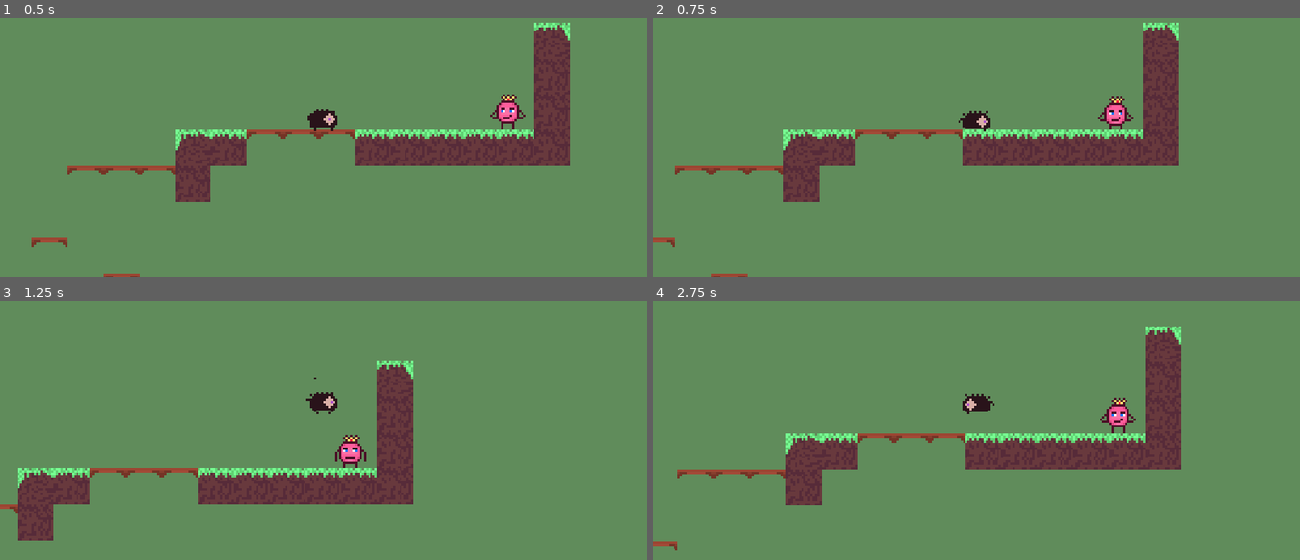
Above: before the commit, frames 1-4 (two rows, left to right).
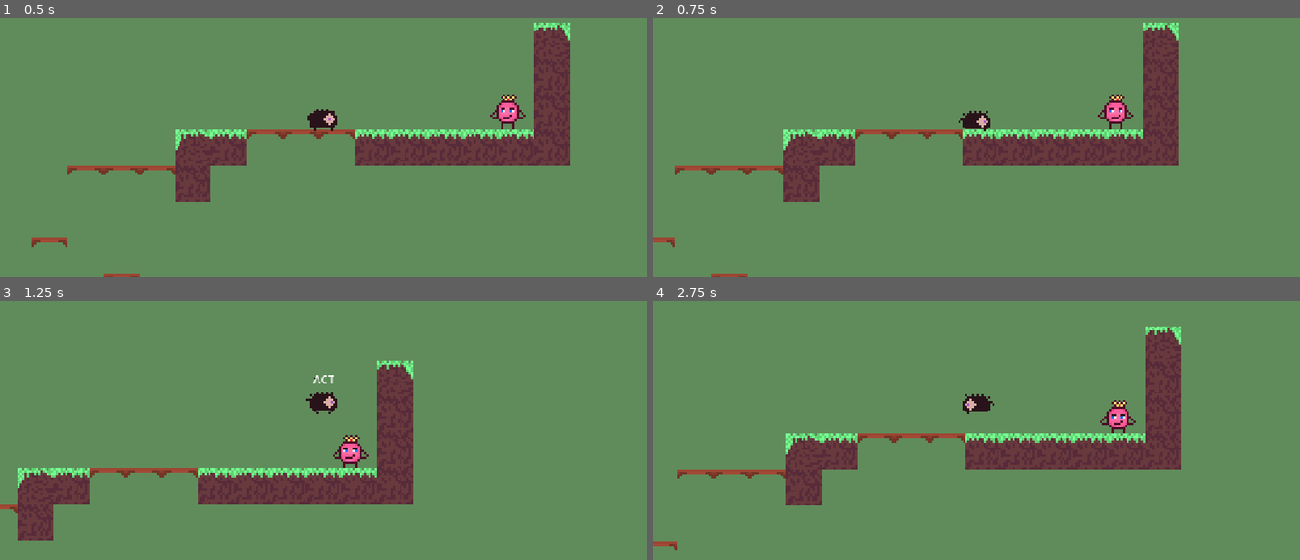
Above: after the commit, the same moments.

Repository: Diko-QuestionMark/dombamantpprojek
Game: Godot game, scene res://scenes/heaven.tscn
Two runs of this game, one before a commit and one after it. Both use one fixed random seed, a clock stepped at 60 frames per second and the inputs below.
Inputs:
- Up to frame 1 (0.5 s): no input
- Up to frame 2 (0.75 s): tap Enter (shoot) at 0.5, 0.6 s; hold D (right) from 0.53 s (still down)
- Up to frame 3 (1.25 s): keep holding D (right); tap Space (jump) at 0.77 s
- Up to frame 4 (2.75 s): tap Enter (shoot) at 1.35, 2.1 s; tap Space (jump) at 1.52, 2 s; release D (right) at 2.03 s; hold A (left) from 2.03 s (still down)

Frame 1 is identical in both runs. In frame 2, 0.3% of the frame differs, in the area x 68-75%, y 29-42%; in frame 3, less than 0.1%; in frame 4, 0.3%, in the area x 69-75%, y 37-50%.

Commit message:
lagi jaga

Diff:
--- a/scenes/heaven.tscn
+++ b/scenes/heaven.tscn
@@ -13,6 +13,7 @@
 [ext_resource type="PackedScene" uid="uid://dnvc4m8qc3n2l" path="res://scenes/pohon.tscn" id="10_kmqmy"]
 [ext_resource type="PackedScene" uid="uid://cxx35kg0h18m4" path="res://scenes/pumkin.tscn" id="12_uqftx"]
 [ext_resource type="Texture2D" uid="uid://d3t7g5s4fbw43" path="res://asset/enviroment/king.png" id="13_kmqmy"]
+[ext_resource type="Script" uid="uid://e6bvc738yhvu" path="res://scenes/king.gd" id="14_074jj"]
 
 [sub_resource type="TileSetAtlasSource" id="TileSetAtlasSource_7jktm"]
 texture = ExtResource("1_nnobs")
@@ -122,6 +123,9 @@
 "speed": 2.0
 }]
 
+[sub_resource type="RectangleShape2D" id="RectangleShape2D_r57td"]
+size = Vector2(59, 35)
+
 [node name="Heaven" type="Node2D"]
 script = ExtResource("1_axnk8")
 
@@ -174,7 +178,14 @@
 position = Vector2(468, -120)
 sprite_frames = SubResource("SpriteFrames_uqftx")
 autoplay = "default"
-frame_progress = 0.7652556
+frame_progress = 0.22066863
+script = ExtResource("14_074jj")
+
+[node name="TalkArea" type="Area2D" parent="King"]
+
+[node name="CollisionShape2D" type="CollisionShape2D" parent="King/TalkArea"]
+position = Vector2(-18.5, -9.5)
+shape = SubResource("RectangleShape2D_r57td")
 
 [connection signal="body_entered" from="Pohon" to="Pohon" method="_on_body_entered"]
 [connection signal="body_exited" from="Pohon" to="Pohon" method="_on_body_exited"]
@@ -182,6 +193,8 @@
 [connection signal="body_exited" from="Pohon2" to="Pohon2" method="_on_body_exited"]
 [connection signal="body_entered" from="Pohon3" to="Pohon3" method="_on_body_entered"]
 [connection signal="body_exited" from="Pohon3" to="Pohon3" method="_on_body_exited"]
+[connection signal="body_entered" from="King/TalkArea" to="King" method="_on_talk_area_body_entered"]
+[connection signal="body_exited" from="King/TalkArea" to="King" method="_on_talk_area_body_exited"]
 
 [editable path="Sky"]
 [editable path="Player"]
--- a/scenes/king.gd
+++ b/scenes/king.gd
@@ -1,19 +1,23 @@
 extends AnimatedSprite2D
 
+var in_area = false
+@onready var labelPlayer = $"../Player/Label/Label"
 
-# Called when the node enters the scene tree for the first time.
 func _ready() -> void:
-	pass # Replace with function body.
+	pass
 
 
-# Called every frame. 'delta' is the elapsed time since the previous frame.
-func _process(delta: float) -> void:
+func _process(_delta: float) -> void:
 	pass
 
 
 func _on_talk_area_body_entered(body: Node2D) -> void:
-	pass # Replace with function body.
+	if body.name == "Player":
+		in_area = true
+		labelPlayer.visible = true
 
 
 func _on_talk_area_body_exited(body: Node2D) -> void:
-	pass # Replace with function body.
+	if body.name == "Player":
+		in_area = false
+		labelPlayer.visible = false
--- a/scenes/pumkin.tscn
+++ b/scenes/pumkin.tscn
@@ -44,8 +44,8 @@
 
 [node name="Pumkin" type="AnimatedSprite2D"]
 sprite_frames = SubResource("SpriteFrames_dnlej")
-frame_progress = 0.55567056
 script = ExtResource("2_2k37c")
+grow_time = 2
 
 [node name="GrowTime" type="Timer" parent="."]
 
Binary file changed: asset/enviroment/walkingCat.png
Not shown: 1 places in scenes/heaven.tscn that only renumber resources
